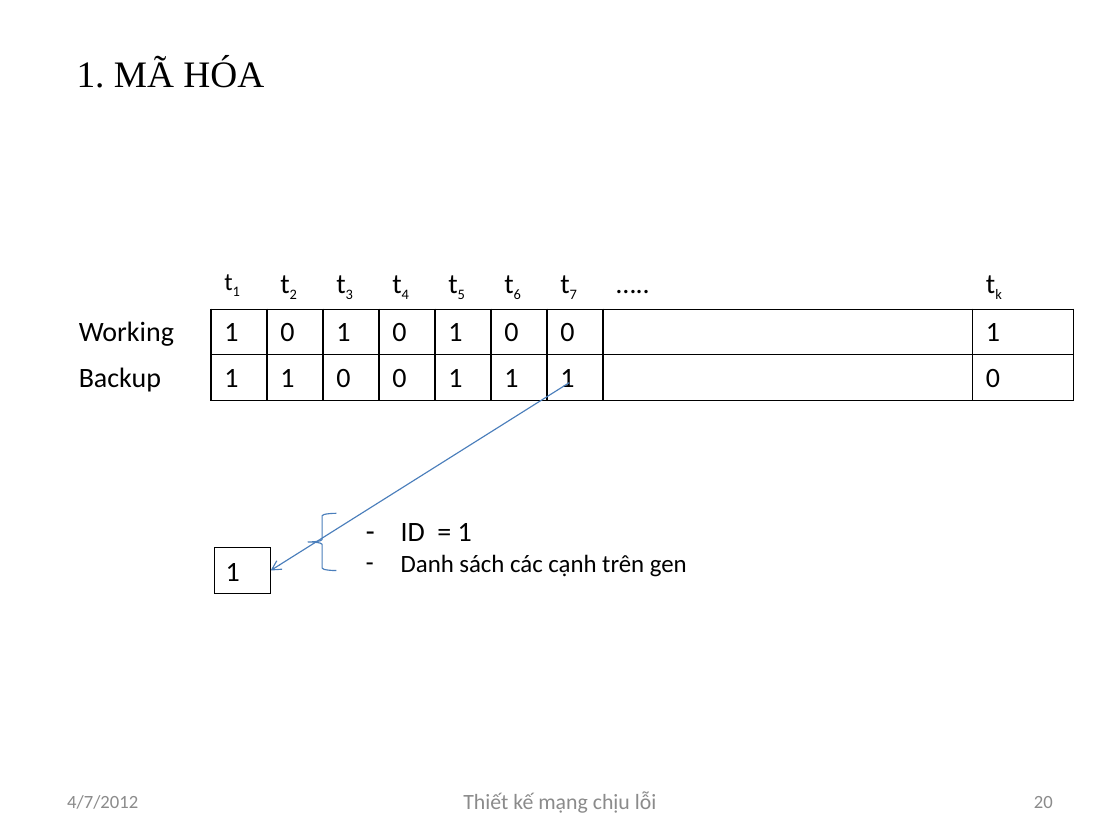
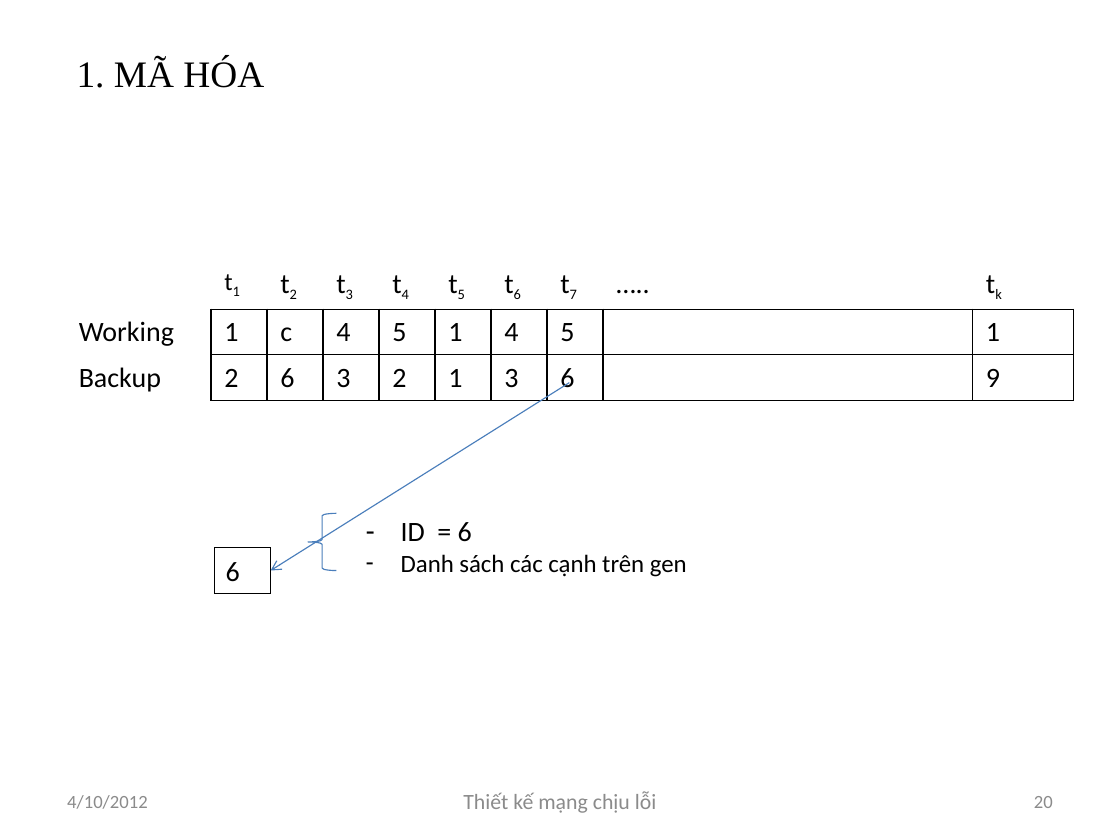
Before and after one commit to luongnv89/GAMSOND, a slide deck: slide 20 of Presents/Luongnv.Intro6.0.pptx. Drawn at 1120x840 pixels with LibreOffice and Linux fonts; fonts in the diff are those of the drawing. Boxes give left, top, right and bottom in pixels: in the first picture for what was removed or moved away, otherwise in the second. Text is boxed around its words. In the diff, an @@ line names an element or a change of style, - is before the commit and + after.

```diff
--- a/Presents/Luongnv.Intro6.0.pptx
+++ b/Presents/Luongnv.Intro6.0.pptx
@@ table at [65, 261, 1073, 398] @@
-row 2: Working | 1 | 0 | 1 | 0 | 1 | 0 | 0 |  | 1
+row 2: Working | 1 | c | 4 | 5 | 1 | 4 | 5 |  | 1
-row 3: Backup | 1 | 1 | 0 | 0 | 1 | 1 | 1 |  | 0
+row 3: Backup | 2 | 6 | 3 | 2 | 1 | 3 | 6 |  | 9
@@ text at [401, 522, 472, 542]: text changed @@
-– ID = 1
+– ID = 6
@@ text in rectangle at [226, 562, 240, 582]: text changed @@
-1
+6
@@ text at [67, 795, 148, 809]: text changed @@
-4/7/2012
+4/10/2012
```
Also in this commit, not shown: 35 other slides changed, 18 other files.
